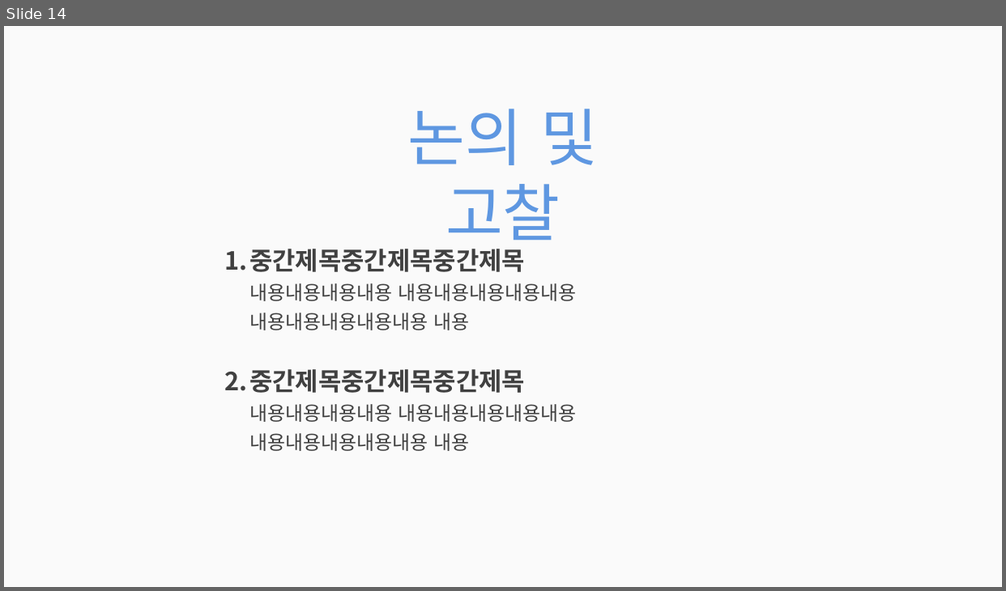
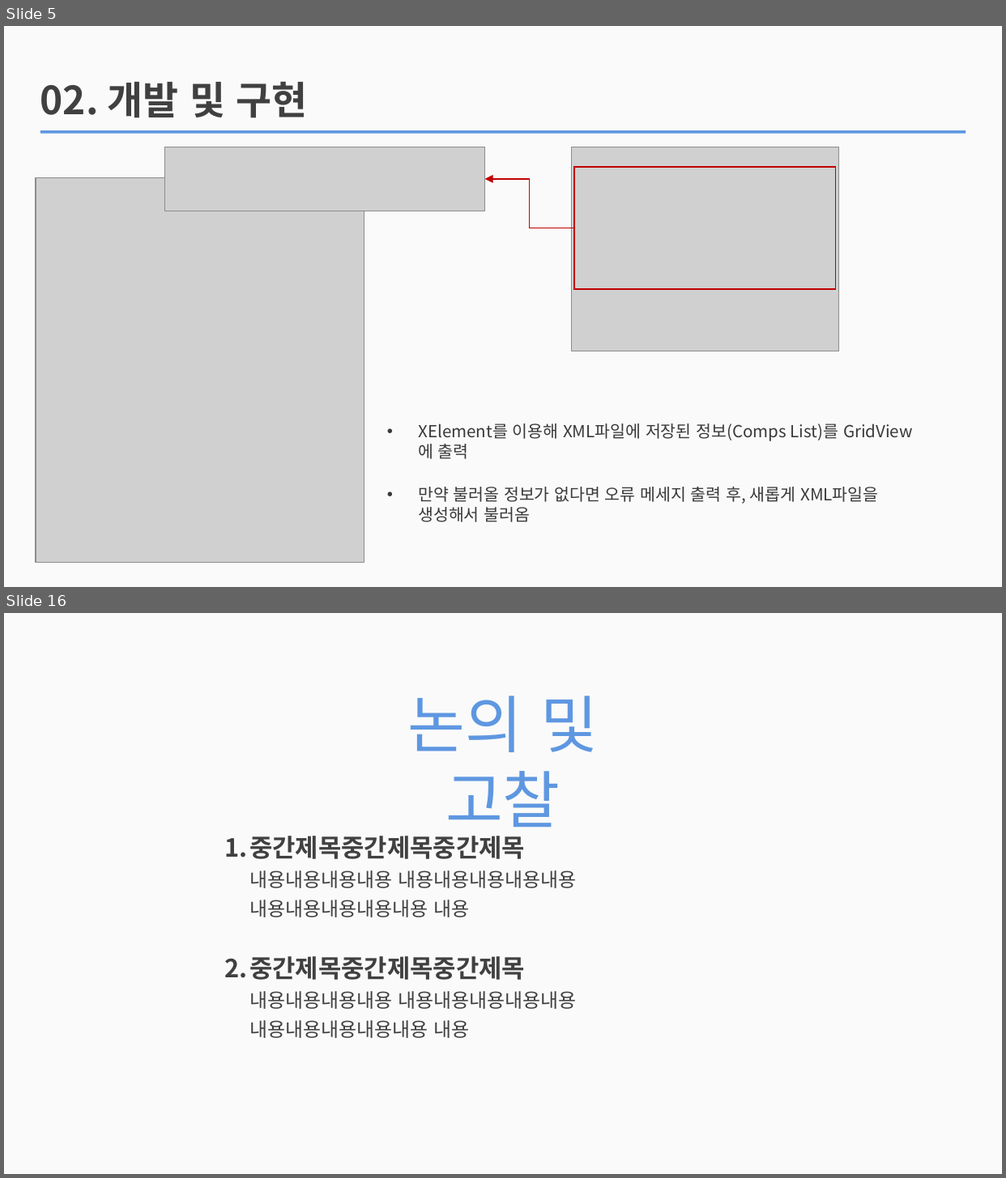
Before and after one commit to jhy0409/teamPrj, a slide deck: PPT/210421_빛창식과 아이들_사진추가본.pptx. Shown one above the other, each under a label of ours: slide 14 before the commit, slides 5 and 16 after it; the slides between them are not shown. The pictures are 1006x591 and 1006x1178 pixels, drawn with LibreOffice and Linux fonts; fonts in the diff are those of the drawing; grey boxes stand for pictures. Boxes give left, top, right and bottom in pixels: in the first picture for what was removed or moved away, otherwise in the second. Text is boxed around its words. In the diff, an @@ line names an element or a change of style, - is before the commit and + after.

```diff
--- a/PPT/210421_빛창식과 아이들_사진추가본.pptx
+++ b/PPT/210421_빛창식과 아이들_사진추가본.pptx
@@ slide 5 added at (4, 26, 1002, 587), background #FAFAFA @@
@@ text added at (40, 81, 307, 118), 28 pt, text #404040, bold @@
+02. 개발 및 구현
@@ rectangle added at (40, 130, 965, 134), fill #5E97E1 @@
@@ picture added at (164, 147, 484, 211) @@
@@ picture added at (572, 147, 839, 352) @@
@@ rectangle added at (575, 167, 836, 288), outline #C00000 1 pt @@
@@ picture added at (36, 177, 364, 563) @@
@@ elbow arrow added from (573, 228) to (485, 178), #C00000 1 pt @@
@@ text added at (418, 424, 878, 523), 12 pt, text #3B3838 @@
+• XElement를 이용해 XML파일에 저장된 정보(Comps List)를 GridView에 출력
+• 만약 불러올 정보가 없다면 오류 메세지 출력 후, 새롭게 XML파일을 생성해서 불러옴
@@ what was slide 14 is now slide 16 @@
```
Also in this commit, not shown: 2 slides changed, 11 other slides added, 10 slides removed.
